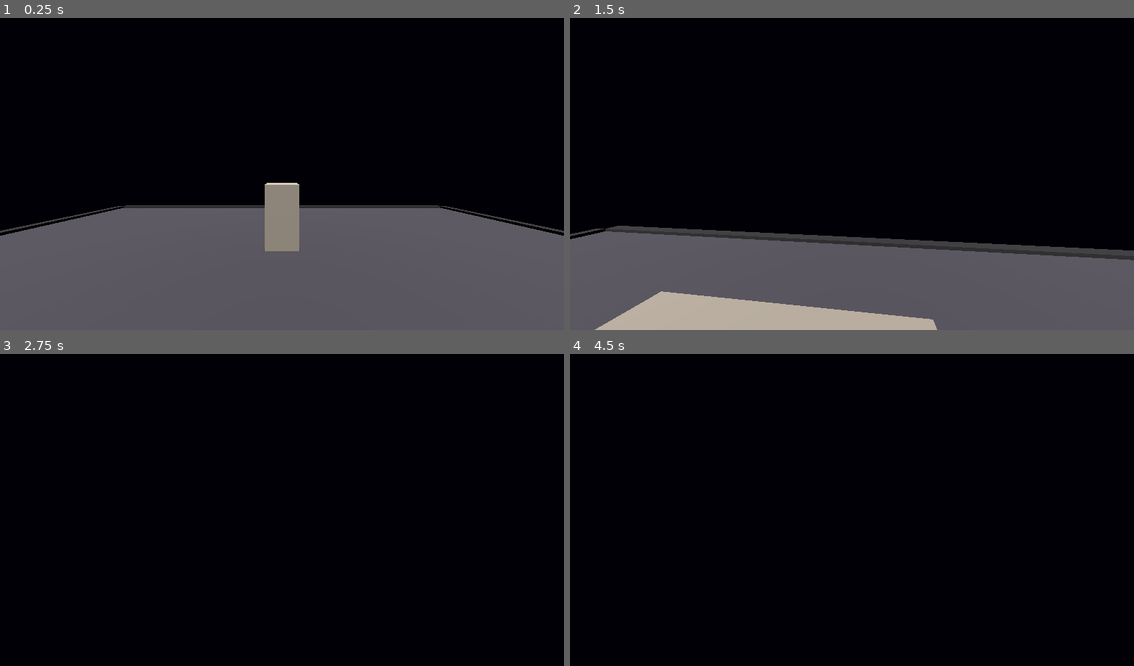
Above: before the commit, frames 1-4 (two rows, left to right).
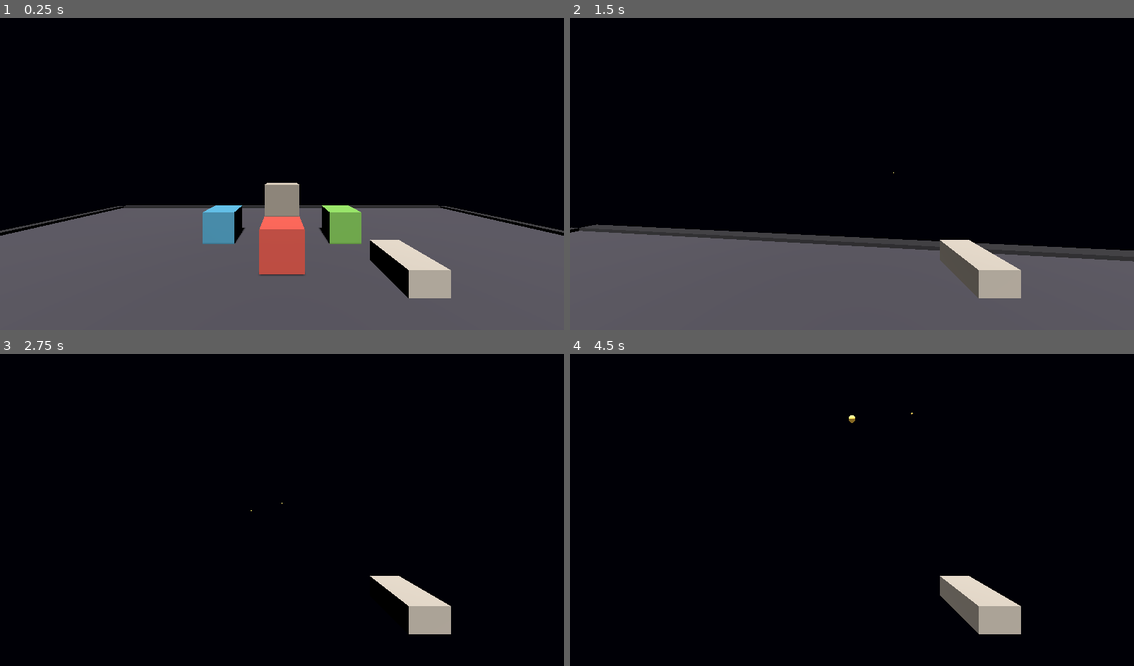
Above: after the commit, the same moments.

Repository: skyw4rp/void
Game: Godot game, scene res://scenes/main.tscn
Two runs of this game, one before a commit and one after it. Both use one fixed random seed, a clock stepped at 60 frames per second and the inputs below.
Inputs (mouse positions are in pixels of both pictures, inside the frame that each line leads up to):
- Up to frame 1 (0.25 s): no input
- Up to frame 2 (1.5 s): move the mouse to (880, 170) at 0.52 s; press the mouse at (880, 170) at 0.53 s; hold W (move_forward) from 0.53 s (still down); tap Space (jump) at 0.77 s; move the mouse to (823, 174) at 1.27 s; release the mouse at (823, 174) at 1.28 s; tap Shift (sprint) at 1.35 s
- Up to frame 3 (2.75 s): keep holding W (move_forward); tap Space (jump) at 1.52 s; click (253, 510) at 1.55 s; move the mouse to (293, 503) at 2.02 s; press the mouse at (293, 503) at 2.03 s
- Up to frame 4 (4.5 s): keep holding W (move_forward); tap Enter at 2.75, 4.25 s; move the mouse to (846, 513) at 2.77 s; release the mouse at (846, 513) at 2.78 s; click (846, 513) at 2.85 s; tap Space (jump) at 3.02, 3.5, 3.77 s; move the mouse to (891, 513) at 3.52 s; hold Shift (sprint) 3.53-4.28 s; click (891, 513) at 3.8 s; move the mouse to (806, 503) at 4.27 s; click (806, 503) at 4.35 s

The runs differ from the first frame. In frame 1, 5.0% of the frame differs, in the area x 35-80%, y 60-90%; in frame 2, 6.8%, in the area x 0-100%, y 49-100%; in frame 3, 1.3%; in frame 4, 1.8%.

Commit message:
Add projectile push weapon

Diff:
--- a/project.godot
+++ b/project.godot
@@ -47,6 +47,11 @@
 "events": [Object(InputEventKey,"resource_local_to_scene":false,"resource_name":"","device":-1,"window_id":0,"alt_press …(195 unchanged characters)…
 ]
 }
+shoot={
+"deadzone": 0.5,
+"events": [Object(InputEventMouseButton,"resource_local_to_scene":false,"resource_name":"","device":-1,"window_id":0,"alt_pressed":false,"shift_pressed":false,"ctrl_pressed":false,"meta_pressed":false,"button_mask":0,"position":Vector2(0, 0),"global_position":Vector2(0, 0),"factor":1.0,"button_index":1,"canceled":false,"pressed":true,"double_click":false,"script":null)
+]
+}
 
 [physics]
 
--- a/scenes/main.tscn
+++ b/scenes/main.tscn
@@ -1,6 +1,7 @@
-[gd_scene load_steps=10 format=3 uid="uid://by2p5hp8kwv2f"]
+[gd_scene load_steps=17 format=3 uid="uid://by2p5hp8kwv2f"]
 
 [ext_resource type="Script" path="res://scripts/player.gd" id="1_player"]
+[ext_resource type="Script" path="res://scripts/push_weapon.gd" id="2_push_weapon"]
 
 [sub_resource type="Environment" id="Environment_void"]
 background_mode = 1
@@ -25,6 +26,31 @@
 [sub_resource type="StandardMaterial3D" id="StandardMaterial3D_testcube"]
 albedo_color = Color(0.45, 0.42, 0.38, 1)
 roughness = 0.85
+
+[sub_resource type="StandardMaterial3D" id="StandardMaterial3D_weapon"]
+albedo_color = Color(0.55, 0.52, 0.48, 1)
+roughness = 0.8
+
+[sub_resource type="StandardMaterial3D" id="StandardMaterial3D_pushbox1"]
+albedo_color = Color(0.62, 0.22, 0.18, 1)
+roughness = 0.75
+
+[sub_resource type="StandardMaterial3D" id="StandardMaterial3D_pushbox2"]
+albedo_color = Color(0.2, 0.45, 0.55, 1)
+roughness = 0.75
+
+[sub_resource type="StandardMaterial3D" id="StandardMaterial3D_pushbox3"]
+albedo_color = Color(0.35, 0.55, 0.22, 1)
+roughness = 0.75
+
+[sub_resource type="BoxMesh" id="BoxMesh_weapon"]
+size = Vector3(0.12, 0.08, 0.2)
+
+[sub_resource type="BoxMesh" id="BoxMesh_pushbox"]
+size = Vector3(1, 1, 1)
+
+[sub_resource type="BoxShape3D" id="BoxShape3D_pushbox"]
+size = Vector3(1, 1, 1)
 
 [sub_resource type="BoxMesh" id="BoxMesh_floor"]
 
@@ -86,6 +112,39 @@
 material_override = SubResource("StandardMaterial3D_testcube")
 mesh = SubResource("BoxMesh_testcube")
 
+[node name="PushBox1" type="RigidBody3D" parent="."]
+transform = Transform3D(1, 0, 0, 0, 1, 0, 0, 0, 1, 0, 0.6, -4)
+mass = 2.0
+
+[node name="MeshInstance3D" type="MeshInstance3D" parent="PushBox1"]
+material_override = SubResource("StandardMaterial3D_pushbox1")
+mesh = SubResource("BoxMesh_pushbox")
+
+[node name="CollisionShape3D" type="CollisionShape3D" parent="PushBox1"]
+shape = SubResource("BoxShape3D_pushbox")
+
+[node name="PushBox2" type="RigidBody3D" parent="."]
+transform = Transform3D(1, 0, 0, 0, 1, 0, 0, 0, 1, -2, 0.6, -5.5)
+mass = 2.0
+
+[node name="MeshInstance3D" type="MeshInstance3D" parent="PushBox2"]
+material_override = SubResource("StandardMaterial3D_pushbox2")
+mesh = SubResource("BoxMesh_pushbox")
+
+[node name="CollisionShape3D" type="CollisionShape3D" parent="PushBox2"]
+shape = SubResource("BoxShape3D_pushbox")
+
+[node name="PushBox3" type="RigidBody3D" parent="."]
+transform = Transform3D(1, 0, 0, 0, 1, 0, 0, 0, 1, 2, 0.6, -5.5)
+mass = 2.0
+
+[node name="MeshInstance3D" type="MeshInstance3D" parent="PushBox3"]
+material_override = SubResource("StandardMaterial3D_pushbox3")
+mesh = SubResource("BoxMesh_pushbox")
+
+[node name="CollisionShape3D" type="CollisionShape3D" parent="PushBox3"]
+shape = SubResource("BoxShape3D_pushbox")
+
 [node name="Player" type="CharacterBody3D" parent="."]
 transform = Transform3D(1, 0, 0, 0, 1, 0, 0, 0, 1, 0, 1.1, 0)
 script = ExtResource("1_player")
@@ -94,6 +153,13 @@
 transform = Transform3D(1, 0, 0, 0, 1, 0, 0, 0, 1, 0, 1.6, 0)
 fov = 90.0
 
+[node name="PushWeapon" type="MeshInstance3D" parent="Player/Camera3D"]
+transform = Transform3D(1, 0, 0, 0, 1, 0, 0, 0, 1, 0.42, -0.32, -0.55)
+material_override = SubResource("StandardMaterial3D_weapon")
+mesh = SubResource("BoxMesh_weapon")
+script = ExtResource("2_push_weapon")
+fire_cooldown = 0.25
+
 [node name="CollisionShape3D" type="CollisionShape3D" parent="Player"]
 transform = Transform3D(1, 0, 0, 0, 1, 0, 0, 0, 1, 0, 0.9, 0)
 shape = SubResource("CapsuleShape3D_player")
--- /dev/null
+++ b/scenes/weapons/push_projectile.tscn
@@ -0,0 +1,31 @@
+[gd_scene load_steps=5 format=3 uid="uid://c8pushprojectile01"]
+
+[ext_resource type="Script" path="res://scripts/push_projectile.gd" id="1_script"]
+
+[sub_resource type="StandardMaterial3D" id="StandardMaterial3D_projectile"]
+albedo_color = Color(0.85, 0.75, 0.35, 1)
+emission_enabled = true
+emission = Color(0.9, 0.7, 0.25, 1)
+emission_energy_multiplier = 0.6
+
+[sub_resource type="SphereMesh" id="SphereMesh_projectile"]
+radius = 0.1
+height = 0.2
+
+[sub_resource type="SphereShape3D" id="SphereShape3D_projectile"]
+radius = 0.1
+
+[node name="PushProjectile" type="Area3D"]
+collision_layer = 2
+collision_mask = 1
+script = ExtResource("1_script")
+speed = 35.0
+lifetime = 3.0
+push_force = 18.0
+
+[node name="MeshInstance3D" type="MeshInstance3D" parent="."]
+material_override = SubResource("StandardMaterial3D_projectile")
+mesh = SubResource("SphereMesh_projectile")
+
+[node name="CollisionShape3D" type="CollisionShape3D" parent="."]
+shape = SubResource("SphereShape3D_projectile")
--- a/scripts/player.gd
+++ b/scripts/player.gd
@@ -29,12 +29,9 @@
 		Input.set_mouse_mode(Input.MOUSE_MODE_VISIBLE)
 		return
 
-	# Click again to re-capture (common FPS quality-of-life).
-	if event is InputEventMouseButton:
-		var mouse_event := event as InputEventMouseButton
-		if mouse_event.pressed and mouse_event.button_index == MOUSE_BUTTON_LEFT:
-			if Input.get_mouse_mode() == Input.MOUSE_MODE_VISIBLE:
-				Input.set_mouse_mode(Input.MOUSE_MODE_CAPTURED)
+	# Re-capture mouse with shoot click only while the cursor is free (push uses shoot when captured).
+	if event.is_action_pressed("shoot") and Input.get_mouse_mode() == Input.MOUSE_MODE_VISIBLE:
+		Input.set_mouse_mode(Input.MOUSE_MODE_CAPTURED)
 
 	if event is InputEventMouseMotion:
 		if Input.get_mouse_mode() != Input.MOUSE_MODE_CAPTURED:
--- /dev/null
+++ b/scripts/push_projectile.gd
@@ -0,0 +1,51 @@
+## Visible push projectile — flies forward, impulses RigidBody3D targets, then despawns.
+extends Area3D
+
+@export var speed: float = 35.0
+@export var lifetime: float = 3.0
+@export var push_force: float = 18.0
+
+var _direction: Vector3 = Vector3.FORWARD
+var _spent: bool = false
+var _launched: bool = false
+
+
+func _ready() -> void:
+	body_entered.connect(_on_body_entered)
+	get_tree().create_timer(lifetime).timeout.connect(_despawn)
+
+
+## Call immediately after spawning to set origin and travel direction.
+func launch(from: Vector3, direction: Vector3) -> void:
+	global_position = from
+	_direction = direction.normalized()
+	_launched = true
+
+
+func _physics_process(delta: float) -> void:
+	if _spent or not _launched:
+		return
+	global_position += _direction * speed * delta
+
+
+func _on_body_entered(body: Node3D) -> void:
+	if _spent:
+		return
+	if body is RigidBody3D:
+		var rigid := body as RigidBody3D
+		var offset := global_position - rigid.global_position
+		rigid.apply_impulse(_direction * push_force, offset)
+		print(
+			"Projectile: pushed RigidBody3D '%s' (force=%.1f, dir=%s)"
+			% [rigid.name, push_force, _direction]
+		)
+	else:
+		print("Projectile: hit '%s' — destroyed" % body.name)
+	_despawn()
+
+
+func _despawn() -> void:
+	if _spent:
+		return
+	_spent = true
+	queue_free()
--- /dev/null
+++ b/scripts/push_weapon.gd
@@ -0,0 +1,38 @@
+## First-person push weapon — spawns visible push projectiles on shoot.
+extends MeshInstance3D
+
+const PROJECTILE_SCENE: PackedScene = preload("res://scenes/weapons/push_projectile.tscn")
+
+## Seconds between shots.
+@export var fire_cooldown: float = 0.25
+## Spawn offset from the camera along the look axis (avoids clipping the player).
+@export var spawn_forward_offset: float = 0.6
+
+@onready var _camera: Camera3D = get_parent() as Camera3D
+
+var _cooldown_remaining: float = 0.0
+
+
+func _physics_process(delta: float) -> void:
+	_cooldown_remaining = maxf(_cooldown_remaining - delta, 0.0)
+
+
+func _unhandled_input(event: InputEvent) -> void:
+	if not event.is_action_pressed("shoot"):
+		return
+	if Input.get_mouse_mode() != Input.MOUSE_MODE_CAPTURED:
+		return
+	if _cooldown_remaining > 0.0:
+		return
+	_fire_projectile()
+	_cooldown_remaining = fire_cooldown
+
+
+func _fire_projectile() -> void:
+	var direction := -_camera.global_transform.basis.z.normalized()
+	# Camera-center spawn, nudged forward so the projectile clears the player.
+	var spawn_pos := _camera.global_position + direction * spawn_forward_offset
+
+	var projectile: Area3D = PROJECTILE_SCENE.instantiate() as Area3D
+	get_tree().current_scene.add_child(projectile)
+	projectile.launch(spawn_pos, direction)
Not shown, added: scripts/push_projectile.gd.uid
Not shown, added: scripts/push_weapon.gd.uid
Not shown, changed: docs/PROTOTYPE.md
